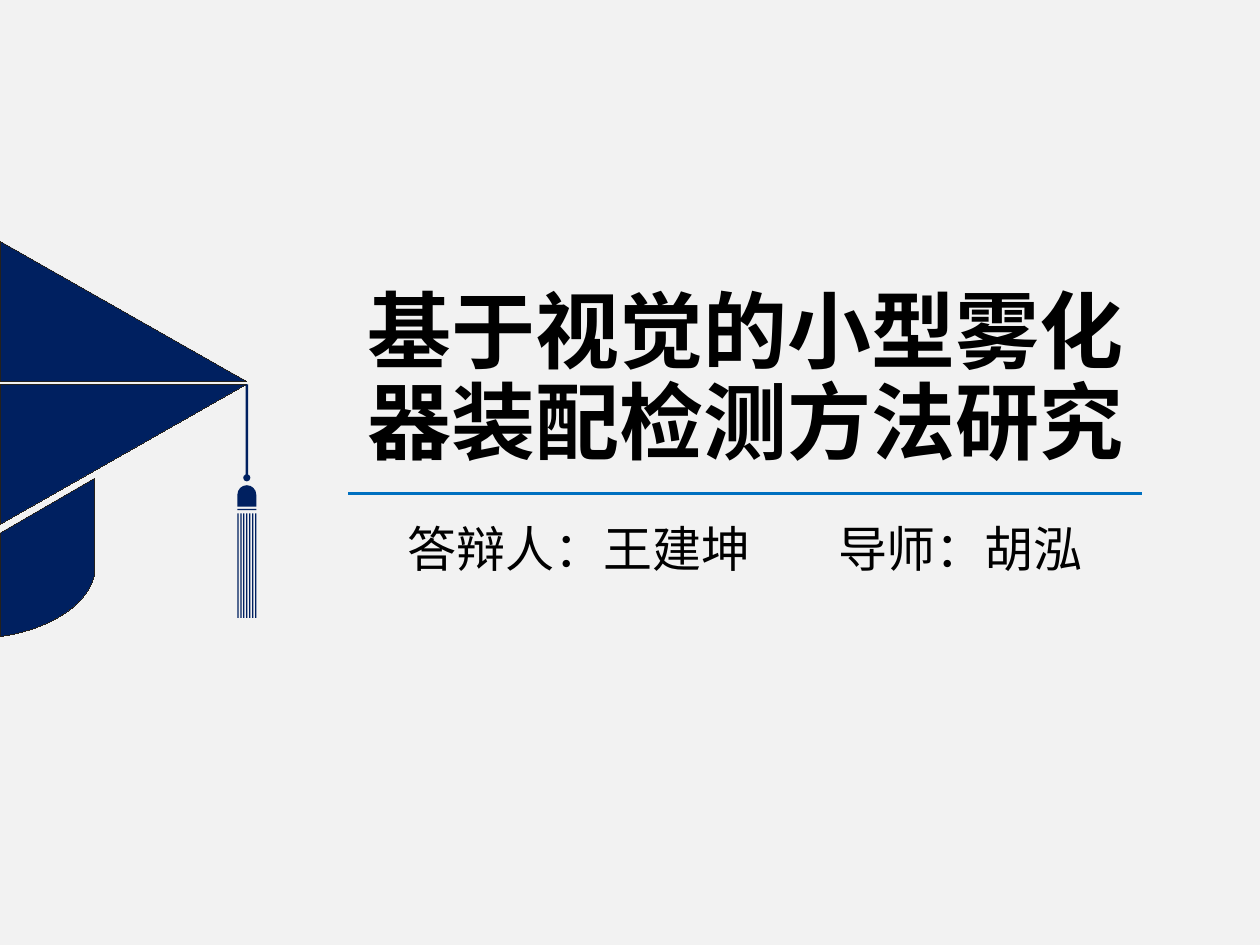
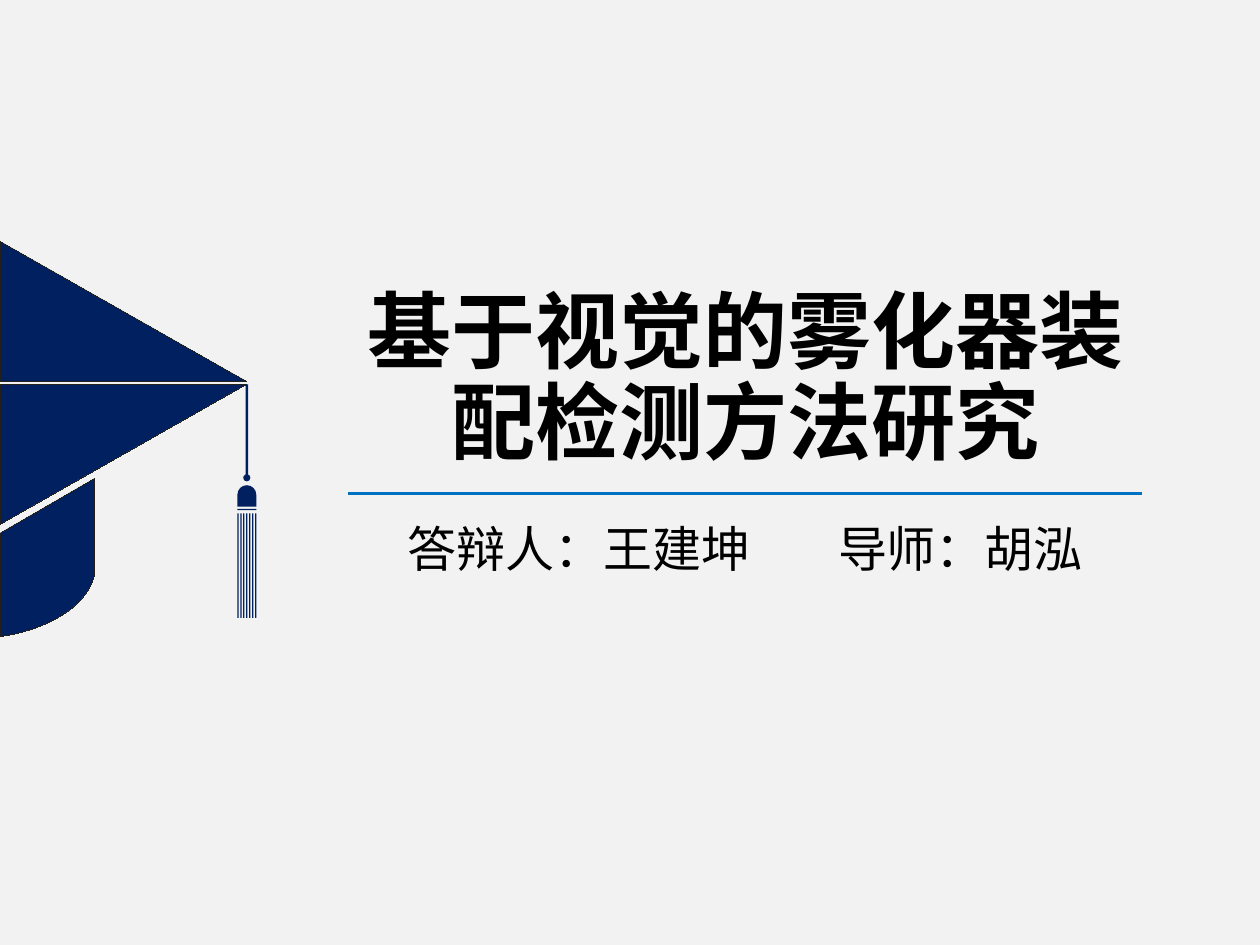
Before and after one commit to wang-jiankun/Graduate-File, a slide deck: slide 1 of 中期PPT-王建坤.pptx. Drawn at 1260x945 pixels with LibreOffice and Linux fonts; fonts in the diff are those of the drawing; background and template pictures are left out. Boxes give left, top, right and bottom in pixels: in the first picture for what was removed or moved away, otherwise in the second. Text is boxed around its words. In the diff, an @@ line names an element or a change of style, - is before the commit and + after.

```diff
--- a/中期PPT-王建坤.pptx
+++ b/中期PPT-王建坤.pptx
@@ title at <box>367,290,1123,461</box>: text changed @@
-基于视觉的小型雾化器装配检测方法研究
+基于视觉的雾化器装配检测方法研究
```
Also in this commit, not shown: 6 other slides changed, 5 other files.
